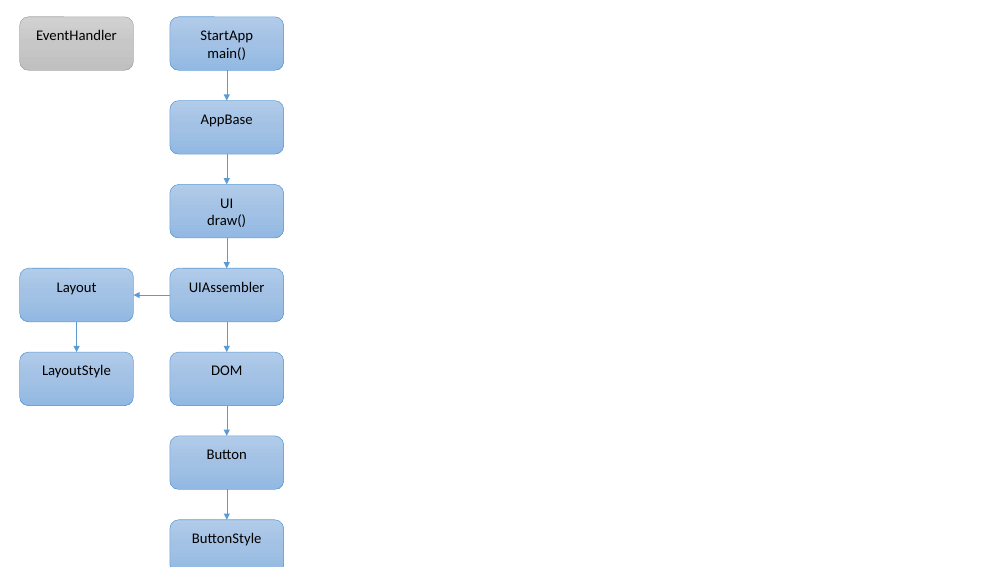
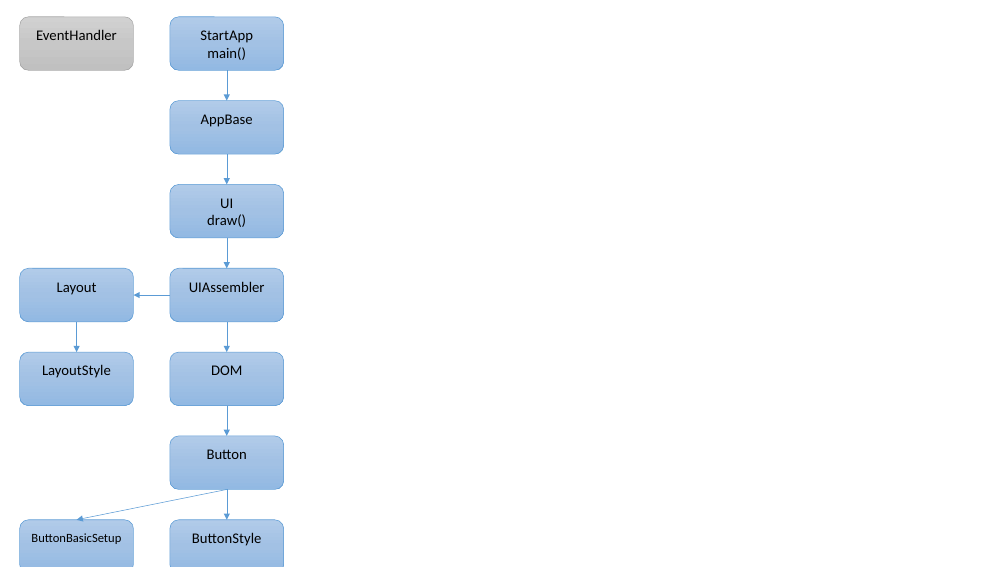
Before and after one commit to syunta/Sort-Algorithm, a slide deck: slide 1 of クラス図.pptx. Drawn at 1008x567 pixels with LibreOffice and Linux fonts; fonts in the diff are those of the drawing. Boxes give left, top, right and bottom in pixels: in the first picture for what was removed or moved away, otherwise in the second. Text is boxed around its words. In the diff, an @@ line names an element or a change of style, - is before the commit and + after.

Commit message:
idやラベルなど、ボタンの基礎設定を定義するオブジェクトButtonBasicSetupを作成

```diff
--- a/クラス図.pptx
+++ b/クラス図.pptx
@@ arrow added from (227, 489) to (76, 520), #5B9BD5 0.5 pt @@
@@ rounded rectangle added at (20, 520, 134, 567), fill gradient #B1CBE9 to #A3C1E5 to #93B9E4, outline #5B9BD5 0.5 pt, 12 pt, text #000000 @@
+ButtonBasicSetup
```
Also in this commit, not shown: 1 other file.
